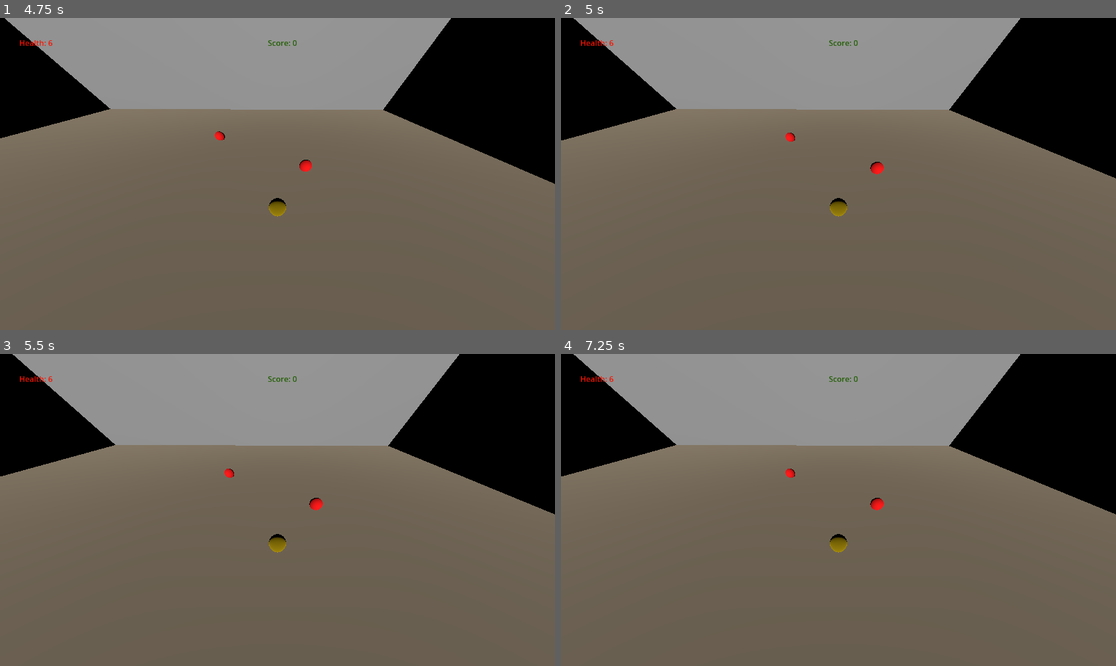
Above: before the commit, frames 1-4 (two rows, left to right).
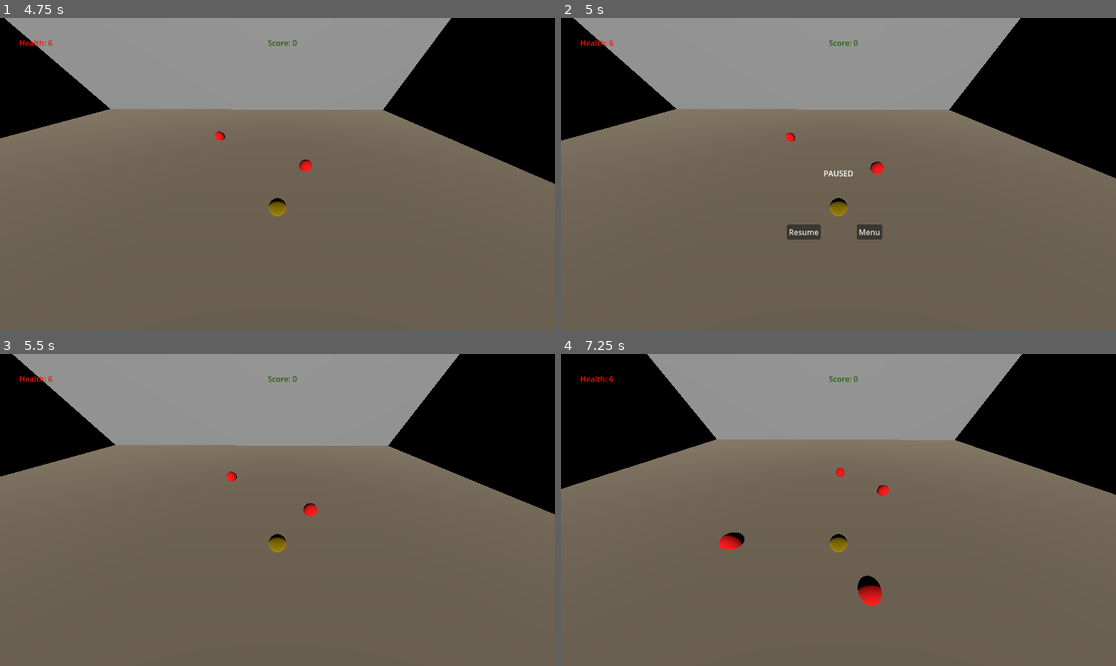
Above: after the commit, the same moments.

Repository: Jontruiz1/CircleGuy2.0
Game: Godot game, scene res://MainMenu/Menu.tscn
Two runs of this game, one before a commit and one after it. Both use one fixed random seed, a clock stepped at 60 frames per second and the inputs below. Before the commit the project starts from res://Menu.tscn.
Inputs (mouse positions are in pixels of both pictures, inside the frame that each line leads up to):
- Up to frame 1 (4.75 s): click "Play" at 0.5 s; tap Enter at 1.25 s; move the mouse to (399, 158) at 1.27 s; hold D (move_right) 1.28-2.03 s; click (399, 158) at 1.42 s; move the mouse to (166, 189) at 2.02 s; hold S (move_down) 2.03-2.78 s; move the mouse to (333, 105) at 2.77 s; hold D (move_right) 2.78-3.53 s; move the mouse to (249, 236) at 3.52 s; hold W (move_up) 3.53-4.28 s; click (249, 236) at 3.67 s; move the mouse to (444, 220) at 4.27 s; hold A (move_left) from 4.28 s (still down)
- Up to frame 2 (5 s): keep holding A (move_left); tap Escape (pause) at 4.9 s
- Up to frame 3 (5.5 s): release A (move_left) at 5 s; click (244, 569) at 5 s, where only the run after the commit has a clickable "Resume"
- Up to frame 4 (7.25 s): tap Space at 5.75 s; move the mouse to (672, 463) at 5.77 s; hold A (move_left) 5.78-6.53 s; move the mouse to (866, 510) at 6.52 s; hold S (move_down) from 6.53 s (still down); click (866, 510) at 6.67 s

Frame 1 is identical in both runs. In frame 2, 0.6% of the frame differs, in the area x 40-58%, y 48-72%; in frame 3, 0.2%; in frame 4, 6.7%, in the area x 0-100%, y 0-81%.

Commit message:
Fixes Audio, adds credits and pause menu works

Diff:
--- a/Test/MainScene/Bullet.gd
+++ b/Test/MainGame/Bullet.gd
@@ -52,13 +52,19 @@
 				"Player":
 					if(collider.iFrame.is_stopped()):
 						collider.health -= self.damage
+						collider.score -= (source.value * .5)
+						collider.score = clamp(collider.score, 0, 999999999)
+
 						collider.hit.play()
+						collider.hurt.play()
 						collider.iFrame.start()
 						queue_free()
 				"Enemy":
 					collider.health -= self.damage
 					collider.hit.play()
-					if(collider.health <= 0): origin.score += collider.value
+					if(collider.health <= 0):
+						origin.score += collider.value
+						origin.score = clamp(origin.score, 0, 999999999)
 					queue_free()
 
 
--- a/Test/MainScene/Bullet.tscn
+++ b/Test/MainGame/Bullet.tscn
@@ -1,7 +1,7 @@
-[gd_scene load_steps=6 format=3 uid="uid://b3vhng1l3ulg"]
+[gd_scene load_steps=6 format=3 uid="uid://c5pl3ycocqxlp"]
 
-[ext_resource type="Script" path="res://MainScene/Bullet.gd" id="1_s7rlb"]
-[ext_resource type="AudioStream" uid="uid://o25vumvpllg6" path="res://Hit.wav" id="2_6x1il"]
+[ext_resource type="Script" path="res://MainGame/Bullet.gd" id="1_jqnhn"]
+[ext_resource type="AudioStream" uid="uid://o25vumvpllg6" path="res://MainGame/SoundEffects/Hit.wav" id="2_hldgr"]
 
 [sub_resource type="StandardMaterial3D" id="StandardMaterial3D_yx2pf"]
 albedo_color = Color(0.294118, 0.247059, 0.784314, 1)
@@ -14,7 +14,7 @@
 [node name="Bullet" type="CharacterBody3D"]
 process_mode = 1
 transform = Transform3D(1, 0, 0, 0, 1, 0, 0, 0, 1, 0.000124931, 0.00305939, -0.00174081)
-script = ExtResource("1_s7rlb")
+script = ExtResource("1_jqnhn")
 
 [node name="MeshInstance3D" type="MeshInstance3D" parent="."]
 transform = Transform3D(-0.00132731, -0.149994, 0, 0.149994, -0.00132731, 0, 0, 0, 0.15, 0, 0, 0)
@@ -25,4 +25,4 @@
 shape = SubResource("CapsuleShape3D_hh0ue")
 
 [node name="AudioStreamPlayer" type="AudioStreamPlayer" parent="."]
-stream = ExtResource("2_6x1il")
+stream = ExtResource("2_hldgr")
--- a/Test/MainScene/Camera3D.gd
+++ b/Test/MainGame/Camera3D.gd
@@ -35,10 +35,11 @@
 
 # Called every frame. 'delta' is the elapsed time since the previous frame.
 func _process(delta):
-	if(currentHP > player.health): healthLabel.text = "Health: " + str(player.health)
-	if(currentScore < player.score): scoreLabel.text = "Score: " + str(player.score)
+	if(currentHP != player.health): healthLabel.text = "Health: " + str(player.health)
+	if(currentScore != player.score): scoreLabel.text = "Score: " + str(player.score)
 
 	if(currentWave < gameManager.wave):
+		timer.stop()
 		waveLabel.text = "Wave: " + str(gameManager.wave)
 		waveLabel.visible = true
 		currentWave = gameManager.wave
--- a/Test/MainScene/Enemy.gd
+++ b/Test/MainGame/Enemy.gd
@@ -4,7 +4,7 @@
 var shoot_cooldown = Timer.new()
 var colorMatches = {Color.RED : "Red", Color.BLUE : "Blue", Color.GREEN : "Green", Color.PURPLE : "Purple", Color.BLACK : "Black"}
 
-
+var bulletObj = null
 var health = null
 var speed = null
 var damage = null
@@ -37,12 +37,13 @@
 
 func _ready():
 	hit = get_child(2)
+	bulletObj = preload("res://MainGame/Bullet.tscn")
 
 # process the shooting if possible
 func process_shoot():
 
 	if can_shoot and shoot_cooldown.is_stopped():
-		var bullet = preload("res://MainScene/Bullet.tscn").instantiate()
+		var bullet = bulletObj.instantiate()
 
 		var tempFix = (Vector2(target.position.x - self.position.x, target.position.z - self.position.z)).normalized()
 
--- a/Test/MainScene/Enemy.tscn
+++ b/Test/MainGame/Enemy.tscn
@@ -1,7 +1,7 @@
-[gd_scene load_steps=6 format=3 uid="uid://bprj8mlrp3sck"]
+[gd_scene load_steps=6 format=3 uid="uid://bvh8iywrk1m1b"]
 
-[ext_resource type="Script" path="res://MainScene/Enemy.gd" id="1_t88ca"]
-[ext_resource type="AudioStream" uid="uid://o25vumvpllg6" path="res://Hit.wav" id="2_ftuyw"]
+[ext_resource type="Script" path="res://MainGame/Enemy.gd" id="1_xrthm"]
+[ext_resource type="AudioStream" uid="uid://o25vumvpllg6" path="res://MainGame/SoundEffects/Hit.wav" id="2_gjtap"]
 
 [sub_resource type="StandardMaterial3D" id="StandardMaterial3D_ix4s6"]
 resource_local_to_scene = true
@@ -16,7 +16,7 @@
 
 [node name="Enemy" type="CharacterBody3D"]
 process_mode = 1
-script = ExtResource("1_t88ca")
+script = ExtResource("1_xrthm")
 
 [node name="MeshInstance3D" type="MeshInstance3D" parent="."]
 mesh = SubResource("SphereMesh_bapcp")
@@ -25,4 +25,4 @@
 shape = SubResource("SphereShape3D_f2sau")
 
 [node name="AudioStreamPlayer" type="AudioStreamPlayer" parent="."]
-stream = ExtResource("2_ftuyw")
+stream = ExtResource("2_gjtap")
--- a/Test/MainScene/Main.gd
+++ b/Test/MainGame/Main.gd
@@ -10,18 +10,26 @@
 	#Color.BROWN :[]
 }
 var enemyColors = [Color.RED, Color.BLUE, Color.GREEN, Color.PURPLE, Color.BLACK]
+var game_music = ["res://MainGame/Music/Track1-InGame.mp3"]
+
 var powerUps = []
 var wave = 1
 var enemyCount = 0
+var pause_menu = null
 var player = null
 var rng = null
 var camera = null
+var enemyObj = null
+var musicPlayer = null
 
 # Called when the node enters the scene tree or the first time.
 func _ready():
+	pause_menu = get_node("PauseMenu").get_children()
+	musicPlayer = get_node("BkgMusic")
+	enemyObj = preload("res://MainGame/Enemy.tscn")
 	rng = RandomNumberGenerator.new()
 	rng.seed = hash(Time.get_time_string_from_system())
-	player = get_child(2)
+	player = get_node("Player")
 	spawnWave()
 
 func spawnWave():
@@ -36,7 +44,7 @@
 			enemy_z = rng.randf_range(-20, 20)
 
 		var enemyColor = enemyColors[enemyVariety]
-		var enemy = preload("res://MainScene/Enemy.tscn").instantiate()
+		var enemy = enemyObj.instantiate()
 		enemy.position = Vector3(enemy_x, .6, enemy_z)
 		enemy.init(enemyTypes[enemyColor][0], enemyTypes[enemyColor][1], enemyTypes[enemyColor][2], enemyTypes[enemyColor][3], enemyTypes[enemyColor][4], enemyColor, player)
 		add_child(enemy)
@@ -45,8 +53,21 @@
 func _input(event):
 	if event.is_action_pressed("pause"):
 		get_tree().paused = not (get_tree().paused)
+		for i in range(pause_menu.size()): pause_menu[i].visible = not pause_menu[i].visible
+
+		if(get_tree().paused == true): musicPlayer.set_volume_db(musicPlayer.get_volume_db() - 10)
+		else: musicPlayer.set_volume_db(musicPlayer.get_volume_db() + 10)
+
+func change_music():
+	var songChoice = rng.randf_range(0, game_music.size()-1)
+	var song = load(game_music[songChoice])
+	musicPlayer.stream = song
+	musicPlayer.set_volume_db(-15)
+	musicPlayer.play()
 
 func _process(_delta):
+	if(not musicPlayer.playing): change_music()
+
 	if(enemyCount == 0):
 		wave += 1
 		spawnWave()
--- a/Test/MainScene/Main.tscn
+++ b/Test/MainGame/Main.tscn
@@ -1,11 +1,12 @@
-[gd_scene load_steps=13 format=3 uid="uid://c7sfquecmyevw"]
+[gd_scene load_steps=14 format=3 uid="uid://b2tj4vy6nd0cu"]
 
-[ext_resource type="Script" path="res://MainScene/Main.gd" id="1_l1vgf"]
-[ext_resource type="PackedScene" uid="uid://dwipgp8vfg4ky" path="res://MainScene/Player.tscn" id="2_cldc5"]
-[ext_resource type="Script" path="res://MainScene/Camera3D.gd" id="3_stuor"]
-[ext_resource type="PackedScene" uid="uid://ctyndqylo8n5n" path="res://MainScene/SideWalls.tscn" id="4_q5l4h"]
-[ext_resource type="PackedScene" uid="uid://do6yti2hwvnnn" path="res://MainScene/TopWall.tscn" id="5_l8k5i"]
-[ext_resource type="PackedScene" uid="uid://db2nahwxf71gx" path="res://MainScene/CameraWall.tscn" id="6_loui8"]
+[ext_resource type="Script" path="res://MainGame/Main.gd" id="1_l1vgf"]
+[ext_resource type="PackedScene" uid="uid://dtj58xwkgmti8" path="res://MainGame/Player.tscn" id="2_cldc5"]
+[ext_resource type="Script" path="res://MainMenu/PauseBtns.gd" id="2_f8ya4"]
+[ext_resource type="Script" path="res://MainGame/Camera3D.gd" id="3_stuor"]
+[ext_resource type="PackedScene" uid="uid://ctyndqylo8n5n" path="res://MainGame/SideWalls.tscn" id="4_q5l4h"]
+[ext_resource type="PackedScene" uid="uid://do6yti2hwvnnn" path="res://MainGame/TopWall.tscn" id="5_l8k5i"]
+[ext_resource type="PackedScene" uid="uid://db2nahwxf71gx" path="res://MainGame/CameraWall.tscn" id="6_loui8"]
 
 [sub_resource type="BoxShape3D" id="BoxShape3D_rl20v"]
 size = Vector3(54.4673, 0.535465, 39.7773)
@@ -28,6 +29,56 @@
 [node name="GameManager" type="Node3D"]
 process_mode = 3
 script = ExtResource("1_l1vgf")
+
+[node name="PauseMenu" type="Node" parent="."]
+
+[node name="Paused" type="Label" parent="PauseMenu"]
+visible = false
+anchors_preset = 8
+anchor_left = 0.5
+anchor_top = 0.5
+anchor_right = 0.5
+anchor_bottom = 0.5
+offset_left = -31.0
+offset_top = -13.0
+offset_right = 31.0
+offset_bottom = 13.0
+grow_horizontal = 2
+grow_vertical = 2
+text = "PAUSED"
+
+[node name="ResumeBtn" type="Button" parent="PauseMenu"]
+visible = false
+anchors_preset = 8
+anchor_left = 0.5
+anchor_top = 0.5
+anchor_right = 0.5
+anchor_bottom = 0.5
+offset_left = -107.0
+offset_top = 104.5
+offset_right = -37.0
+offset_bottom = 135.5
+grow_horizontal = 2
+grow_vertical = 2
+text = "Resume
+"
+script = ExtResource("2_f8ya4")
+
+[node name="MenuBtn" type="Button" parent="PauseMenu"]
+visible = false
+anchors_preset = 8
+anchor_left = 0.5
+anchor_top = 0.5
+anchor_right = 0.5
+anchor_bottom = 0.5
+offset_left = 37.5
+offset_top = 104.5
+offset_right = 90.5
+offset_bottom = 135.5
+grow_horizontal = 2
+grow_vertical = 2
+text = "Menu"
+script = ExtResource("2_f8ya4")
 
 [node name="Floor" type="StaticBody3D" parent="."]
 process_mode = 1
@@ -101,3 +152,5 @@
 
 [node name="CameraWall" parent="Walls" instance=ExtResource("6_loui8")]
 transform = Transform3D(-4.37114e-08, 0, -1, 0, 1, 0, 1, 0, -4.37114e-08, 0, 5.81705, 19.6101)
+
+[node name="BkgMusic" type="AudioStreamPlayer" parent="."]
--- a/Test/MainScene/Player.gd
+++ b/Test/MainGame/Player.gd
@@ -14,14 +14,17 @@
 var hurt = null
 var shotSound = null
 var hit = null
+var bulletObj = null
 
 # Get the gravity from the project settings to be synced with RigidBody nodes.
 var gravity = ProjectSettings.get_setting("physics/3d/default_gravity")
 
 func _ready():
-	shotSound = get_child(2)
-	hurt = get_child(3)
-	hit = get_child(4)
+	bulletObj = preload("res://MainGame/Bullet.tscn")
+
+	shotSound = get_node("ShootNoise")
+	hurt = get_node("HurtNoise")
+	hit = get_node("ShotNoise")
 
 	# iFrame cooldown
 	iFrame.wait_time = 1
@@ -42,7 +45,7 @@
 	# trying to shoot and there's no cooldown
 	if shoot_input and shoot_cooldown.is_stopped():
 		# load and instantiate the bullet
-		var bullet = preload("res://MainScene/Bullet.tscn").instantiate()
+		var bullet = bulletObj.instantiate()
 		shotSound.play()
 		#initialize bullet, add to tree, start shoot cooldown
 		bullet.init(self ,self.position, shoot_input, bullet_speed, damage)
@@ -85,6 +88,8 @@
 			"Enemy":
 				if(iFrame.is_stopped()):
 					health -= collider.damage
+					score -= (collider.value * .5)
+					score = clamp(score, 0, 999999999)
 					iFrame.start()
 					hurt.play()
 
@@ -100,7 +105,7 @@
 	file.store_var(highscore)
 	#var savegame = File.new()
 	#var same_path = "res://savegame.save"
-	get_tree().change_scene_to_file("res://Menu.tscn")
+	get_tree().change_scene_to_file("res://MainMenu/Menu.tscn")
 
 func _physics_process(delta):
 	process_collision()
--- a/Test/MainScene/Player.tscn
+++ b/Test/MainGame/Player.tscn
@@ -1,9 +1,9 @@
-[gd_scene load_steps=8 format=3 uid="uid://dwipgp8vfg4ky"]
+[gd_scene load_steps=8 format=3 uid="uid://dtj58xwkgmti8"]
 
-[ext_resource type="Script" path="res://MainScene/Player.gd" id="1_m55gv"]
-[ext_resource type="AudioStream" uid="uid://d31sdwmj5nctf" path="res://Shot.wav" id="2_om7q5"]
-[ext_resource type="AudioStream" uid="uid://bp86baaa7jbmm" path="res://Hurt.wav" id="3_toq8d"]
-[ext_resource type="AudioStream" uid="uid://o25vumvpllg6" path="res://Hit.wav" id="4_tkqjy"]
+[ext_resource type="Script" path="res://MainGame/Player.gd" id="1_3ok1d"]
+[ext_resource type="AudioStream" uid="uid://d31sdwmj5nctf" path="res://MainGame/SoundEffects/Shot.wav" id="2_2lo1h"]
+[ext_resource type="AudioStream" uid="uid://bp86baaa7jbmm" path="res://MainGame/SoundEffects/Hurt.wav" id="3_0hw57"]
+[ext_resource type="AudioStream" uid="uid://o25vumvpllg6" path="res://MainGame/SoundEffects/Hit.wav" id="4_i6hdy"]
 
 [sub_resource type="SphereShape3D" id="SphereShape3D_figho"]
 radius = 0.519702
@@ -16,7 +16,7 @@
 material = SubResource("StandardMaterial3D_vkgkl")
 
 [node name="Player" type="CharacterBody3D"]
-script = ExtResource("1_m55gv")
+script = ExtResource("1_3ok1d")
 
 [node name="CollisionShape3D" type="CollisionShape3D" parent="."]
 shape = SubResource("SphereShape3D_figho")
@@ -24,13 +24,14 @@
 [node name="MeshInstance3D" type="MeshInstance3D" parent="."]
 mesh = SubResource("SphereMesh_cibx0")
 
-[node name="ShotSound" type="AudioStreamPlayer" parent="."]
-stream = ExtResource("2_om7q5")
+[node name="ShootNoise" type="AudioStreamPlayer" parent="."]
+stream = ExtResource("2_2lo1h")
 volume_db = -20.0
 
 [node name="HurtNoise" type="AudioStreamPlayer" parent="."]
-stream = ExtResource("3_toq8d")
+stream = ExtResource("3_0hw57")
 volume_db = -20.0
 
 [node name="ShotNoise" type="AudioStreamPlayer" parent="."]
-stream = ExtResource("4_tkqjy")
+stream = ExtResource("4_i6hdy")
+volume_db = -10.0
--- /dev/null
+++ b/Test/MainMenu/Menu.gd
@@ -0,0 +1,21 @@
+extends Node3D
+
+var menu_music = ["res://MainMenu/Music/Track1-Menu.mp3"]
+var musicPlayer = null
+var rng = null
+
+func _ready():
+	musicPlayer = get_node("MenuMusic")
+	musicPlayer.stop()
+	rng = RandomNumberGenerator.new()
+	rng.seed = hash(Time.get_time_string_from_system())
+
+func change_music():
+	var songChoice = rng.randf_range(0, menu_music.size()-1)
+	var song = load(menu_music[songChoice])
+	musicPlayer.stream = song
+	musicPlayer.set_volume_db(-20)
+	musicPlayer.play()
+
+func _process(delta):
+	if(not musicPlayer.playing): change_music()
--- a/Test/Menu.tscn
+++ b/Test/MainMenu/Menu.tscn
@@ -1,11 +1,12 @@
-[gd_scene load_steps=10 format=3 uid="uid://dltigq8djj3y8"]
+[gd_scene load_steps=11 format=3 uid="uid://ba82tbbjjlqar"]
 
-[ext_resource type="Script" path="res://PlayBtn.gd" id="2_83584"]
-[ext_resource type="PackedScene" uid="uid://dwipgp8vfg4ky" path="res://MainScene/Player.tscn" id="2_g8yjg"]
-[ext_resource type="Script" path="res://HighScore.gd" id="3_k2et0"]
-[ext_resource type="PackedScene" uid="uid://ctyndqylo8n5n" path="res://MainScene/SideWalls.tscn" id="4_74jpf"]
-[ext_resource type="PackedScene" uid="uid://do6yti2hwvnnn" path="res://MainScene/TopWall.tscn" id="5_hchwg"]
-[ext_resource type="PackedScene" uid="uid://db2nahwxf71gx" path="res://MainScene/CameraWall.tscn" id="6_syy53"]
+[ext_resource type="Script" path="res://MainMenu/Menu.gd" id="1_miexp"]
+[ext_resource type="PackedScene" uid="uid://dtj58xwkgmti8" path="res://MainGame/Player.tscn" id="1_rngpn"]
+[ext_resource type="Script" path="res://MainMenu/PlayBtn.gd" id="2_6gi7u"]
+[ext_resource type="Script" path="res://MainMenu/HighScore.gd" id="3_2u0lo"]
+[ext_resource type="PackedScene" uid="uid://ctyndqylo8n5n" path="res://MainGame/SideWalls.tscn" id="4_t3mpl"]
+[ext_resource type="PackedScene" uid="uid://do6yti2hwvnnn" path="res://MainGame/TopWall.tscn" id="5_68jtv"]
+[ext_resource type="PackedScene" uid="uid://db2nahwxf71gx" path="res://MainGame/CameraWall.tscn" id="6_wujh7"]
 
 [sub_resource type="BoxShape3D" id="BoxShape3D_rl20v"]
 size = Vector3(54.4673, 0.535465, 39.7773)
@@ -18,6 +19,7 @@
 size = Vector3(2.6, 1, 1.9)
 
 [node name="MenuManager" type="Node3D"]
+script = ExtResource("1_miexp")
 
 [node name="Floor" type="StaticBody3D" parent="."]
 
@@ -32,7 +34,7 @@
 [node name="DirectionalLight3D" type="DirectionalLight3D" parent="."]
 transform = Transform3D(1, 0, 0, 0, 0.950943, 0.309366, 0, -0.309366, 0.950943, 0, 2.55679, 6.62779)
 
-[node name="Player" parent="." instance=ExtResource("2_g8yjg")]
+[node name="Player" parent="." instance=ExtResource("1_rngpn")]
 transform = Transform3D(1, 0, 0, 0, 1, 0, 0, 0, 1, 0, 0.923919, 0)
 script = null
 
@@ -54,7 +56,7 @@
 grow_vertical = 2
 text = "Play
 "
-script = ExtResource("2_83584")
+script = ExtResource("2_6gi7u")
 
 [node name="Title" type="RichTextLabel" parent="Camera3D"]
 anchors_preset = 5
@@ -80,24 +82,26 @@
 grow_horizontal = 2
 grow_vertical = 0
 text = "Quit"
-script = ExtResource("2_83584")
+script = ExtResource("2_6gi7u")
 
 [node name="HighScore" type="Label" parent="Camera3D"]
 offset_right = 86.0
 offset_bottom = 26.0
 text = "Highscore: "
-script = ExtResource("3_k2et0")
+script = ExtResource("3_2u0lo")
 
 [node name="Walls" type="Node" parent="."]
 
-[node name="LeftWall" parent="Walls" instance=ExtResource("4_74jpf")]
+[node name="LeftWall" parent="Walls" instance=ExtResource("4_t3mpl")]
 transform = Transform3D(1, 0, 0, 0, 1, 0, 0, 0, 1, -27.6152, 1.67972, -0.00639725)
 
-[node name="RightWall" parent="Walls" instance=ExtResource("4_74jpf")]
+[node name="RightWall" parent="Walls" instance=ExtResource("4_t3mpl")]
 transform = Transform3D(1, 0, 0, 0, 1, 0, 0, 0, 1, 27.4889, 1.77746, 0.225409)
 
-[node name="TopWall" parent="Walls" instance=ExtResource("5_hchwg")]
+[node name="TopWall" parent="Walls" instance=ExtResource("5_68jtv")]
 transform = Transform3D(-0.0105996, 0.00350129, -0.999938, -0.000173536, 0.999994, 0.00350332, 0.999944, 0.000210642, -0.0105989, 0.000101089, 9.20852, -20.0591)
 
-[node name="CameraWall" parent="Walls" instance=ExtResource("6_syy53")]
+[node name="CameraWall" parent="Walls" instance=ExtResource("6_wujh7")]
 transform = Transform3D(-4.37114e-08, 0, -1, 0, 1, 0, 1, 0, -4.37114e-08, 0, 5.81705, 19.6101)
+
+[node name="MenuMusic" type="AudioStreamPlayer" parent="."]
--- /dev/null
+++ b/Test/MainMenu/PauseBtns.gd
@@ -0,0 +1,17 @@
+extends Button
+
+func _ready():
+	var button = self
+	button.pressed.connect(self._button_pressed)
+
+func _button_pressed():
+	var btnName = self.name
+	match btnName:
+		"ResumeBtn":
+			var ev = InputEventAction.new()
+			ev.action = "pause"
+			ev.pressed = true
+			Input.parse_input_event(ev)
+		"MenuBtn":
+			get_tree().paused = not get_tree().paused
+			get_tree().change_scene_to_file("res://MainMenu/Menu.tscn")
--- /dev/null
+++ b/Test/MainMenu/PauseMenu.gd
@@ -0,0 +1,8 @@
+extends Node
+
+var resumeBtn = null
+var menuBtn = null
+
+func _ready():
+	resumeBtn = get_node("ResumeBtn")
+	menuBtn = get_node("MenuBtn")
--- a/Test/PlayBtn.gd
+++ b/Test/MainMenu/PlayBtn.gd
@@ -8,6 +8,6 @@
 	var btnName = self.name
 	match btnName:
 		"PlayBtn":
-			get_tree().change_scene_to_file("res://MainScene/Main.tscn")
+			get_tree().change_scene_to_file("res://MainGame/Main.tscn")
 		"QuitBtn":
 			get_tree().quit()
--- a/Test/MainScene/Main.gdshader
+++ /dev/null
@@ -1,5 +0,0 @@
-shader_type canvas_item;
-
-void fragment() {
-	// Place fragment code here.
-}
--- a/Test/project.godot
+++ b/Test/project.godot
@@ -11,7 +11,7 @@
 [application]
 
 config/name="CircleGuy 2.0"
-run/main_scene="res://Menu.tscn"
+run/main_scene="res://MainMenu/Menu.tscn"
 config/features=PackedStringArray("4.0", "Forward Plus")
 
 [input]
Not shown, added: Test/Credits.txt
Renamed: Test/MainScene/CameraWall.tscn -> Test/MainGame/CameraWall.tscn
Not shown, added: Test/MainGame/Music/Track1-InGame.mp3.import
Renamed: Test/MainScene/SideWalls.tscn -> Test/MainGame/SideWalls.tscn
Not shown, changed: Test/MainGame/SoundEffects/Hit.wav.import
Not shown, changed: Test/MainGame/SoundEffects/Hurt.wav.import
Not shown, changed: Test/MainGame/SoundEffects/Shot.wav.import
Renamed: Test/MainScene/TopWall.tscn -> Test/MainGame/TopWall.tscn
Renamed: Test/HighScore.gd -> Test/MainMenu/HighScore.gd
Not shown, added: Test/MainMenu/Music/Track1-Menu.mp3.import
Not shown, added: Test/MainGame/Music/Track1-InGame.mp3
Not shown, added: Test/MainGame/SoundEffects/Hit.wav
(and 3 more such lines)
